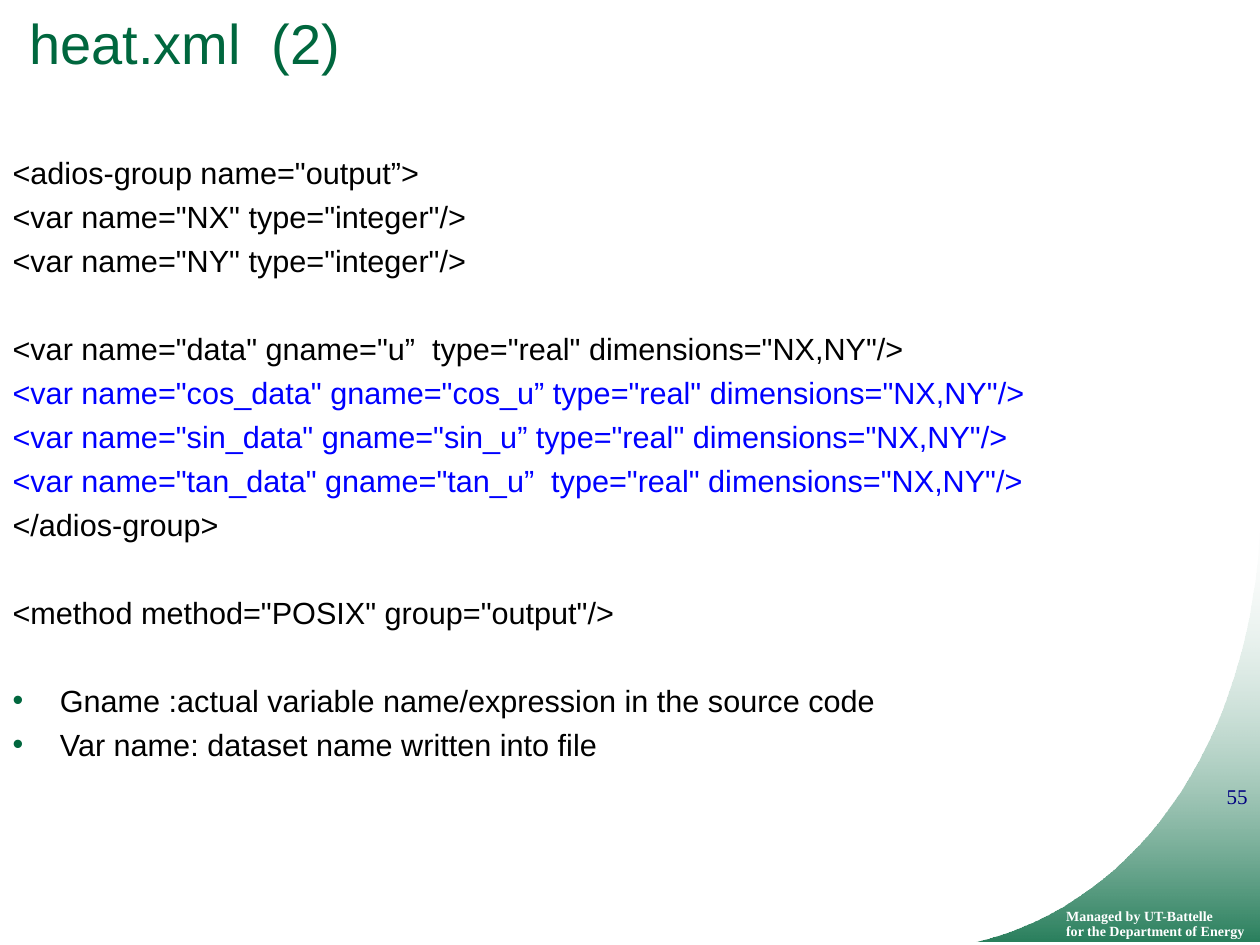
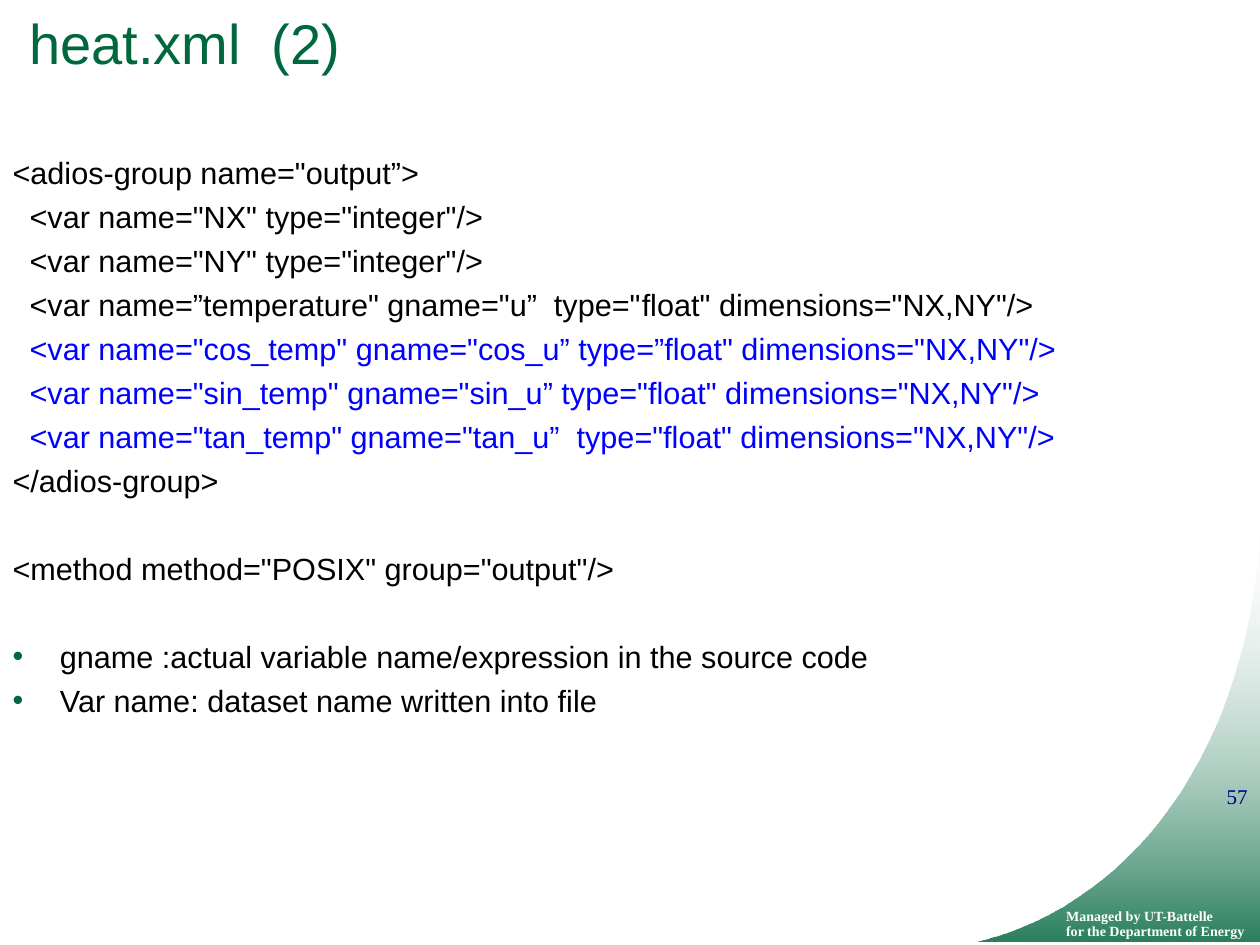
Before and after one commit to ornladios/ADIOS, a slide deck: slide 57 of tutorial/adios_api_scidac_tutorial.pptx (slide 55 before the commit). Drawn at 1260x945 pixels with LibreOffice and Linux fonts; fonts in the diff are those of the drawing; background and template pictures are left out. Boxes give left, top, right and bottom in pixels: in the first picture for what was removed or moved away, otherwise in the second. Text is boxed around its words. In the diff, an @@ line names an element or a change of style, - is before the commit and + after.

```diff
--- a/tutorial/adios_api_scidac_tutorial.pptx
+++ b/tutorial/adios_api_scidac_tutorial.pptx
@@ text at (30,293,1055,454): text changed @@
-<var name="data" gname="u” type="real" dimensions="NX,NY"/>
-<var name="cos_data" gname="cos_u” type="real" dimensions="NX,NY"/>
-<var name="sin_data" gname="sin_u” type="real" dimensions="NX,NY"/>
-<var name="tan_data" gname="tan_u” type="real" dimensions="NX,NY"/>
+<var name=”temperature" gname="u” type="float" dimensions="NX,NY"/>
+<var name="cos_temp" gname="cos_u” type=”float" dimensions="NX,NY"/>
+<var name="sin_temp" gname="sin_u” type="float" dimensions="NX,NY"/>
+<var name="tan_temp" gname="tan_u” type="float" dimensions="NX,NY"/>
@@ text at (60,645,868,674): text changed @@
-• Gname :actual variable name/expression in the source code
+• gname :actual variable name/expression in the source code
@@ page number at (1227,790,1248,804): text changed @@
-55
+57
```
Also in this commit, not shown: 28 other slides changed, 17 slides added, 5 slides removed.
